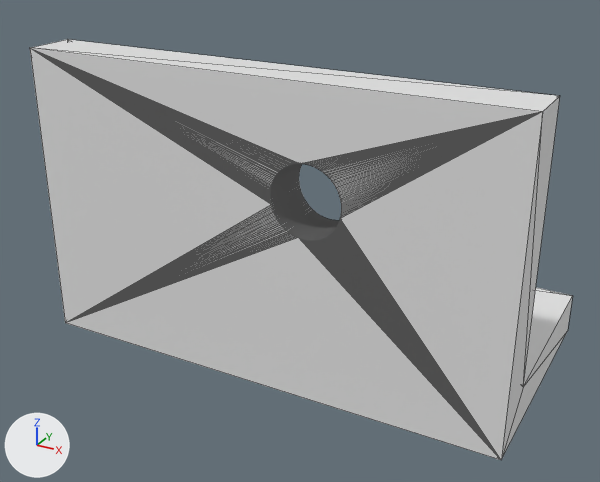
An edit to the glTF model examples/meshassert-ribbed-bracket/fixtures/candidate.glb, drawn before and after from the same camera.
Both versions are drawn from a camera (50 mm lens) standing at (0.0716, -0.0677, 0.0526) and looking at (0.0281, 0.0115, 0.013). Lighting does not change. The marker at lower left points along +X, +Y and +Z. The picture after the commit comes second. Mesh edges are drawn as thin lines. Vertices at exactly the same position are counted once.

Names of what the first picture shows: 'SOLID'.
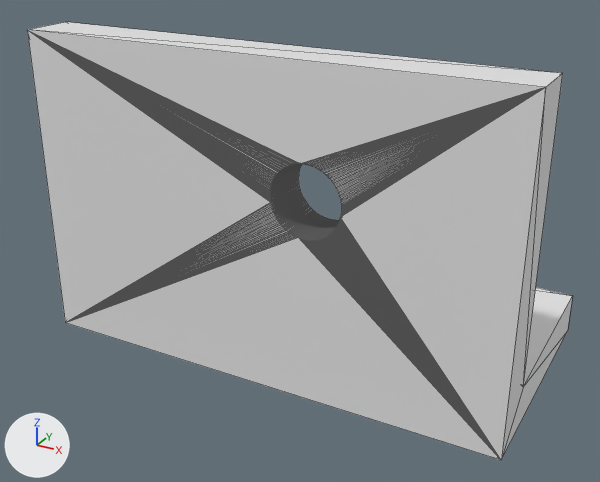
What differs and where, as boxes [x1, y1, x2, y2] in the pictures (600 x 482 px; the box of a moved part takes in the faces that stretch with it):
'SOLID', reshaped
    before: [30, 39, 573, 460]
    after: [27, 22, 573, 460]
part 1 of me_solid, moved or reshaped
    before: [30, 39, 560, 400]
    after: [27, 22, 563, 400]

The change, as a diff of the scene's bpy script:
```diff
--- a/examples/meshassert-ribbed-bracket/fixtures/candidate.glb.py
+++ b/examples/meshassert-ribbed-bracket/fixtures/candidate.glb.py
@@ me_solid @@
 # used by ob_solid; location = (0.0, 0.0, 0.0)
 # before: 10 (0.057, 0.0, 0.035) at pixel (542, 111), 13 (0.057, 0.006, 0.035) at pixel (560, 95), 14 (0.0, 0.0, 0.035) at pixel (29, 47), 15 (0.0, 0.006, 0.035) at pixel (67, 39)
-me_solid.from_pydata(...)  # 522 vertices, 1044 faces; spans x 0.0..0.057, y 0.0..0.029, z 0.0..0.035
+me_solid.from_pydata(...)  # 522 vertices, 1044 faces; spans x 0.0..0.057, y 0.0..0.029, z 0.0..0.037
+# me_solid part 1
+for i in [10, 13, 14, 15]: me_solid.vertices[i].co += Vector((0.0, 0.0, 0.002))
```
